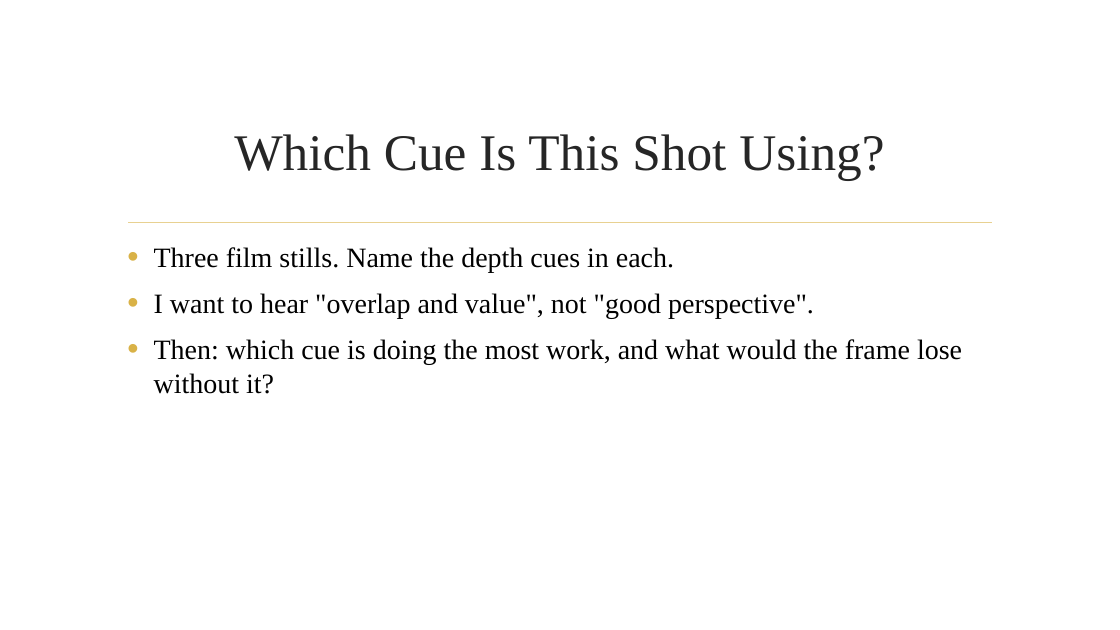
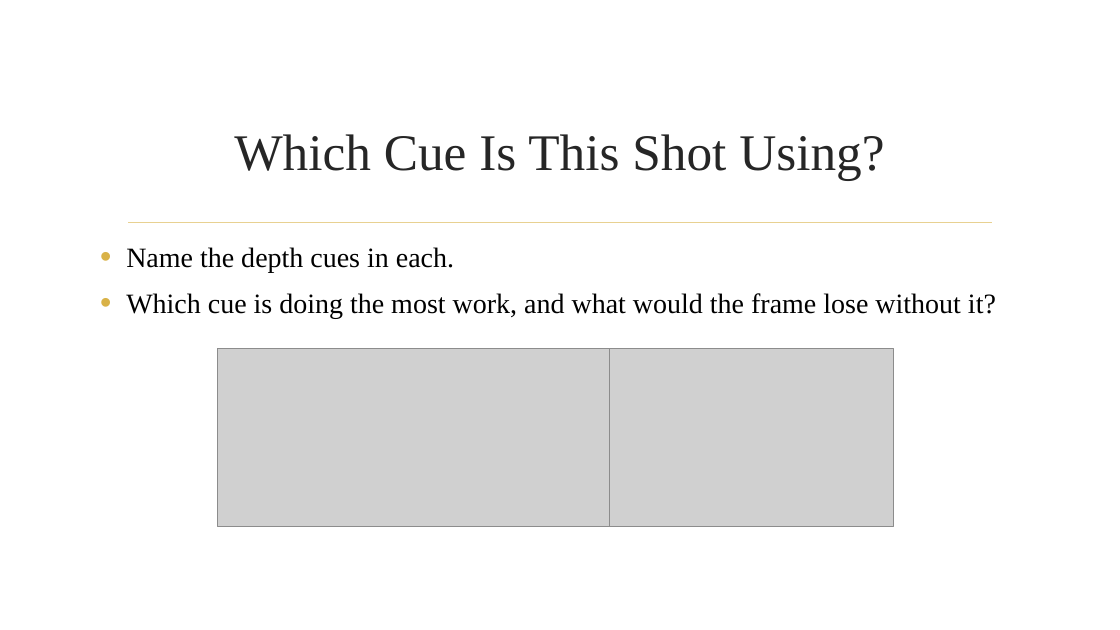
Before and after one commit to dcoes/Classes, a slide deck: slide 27 of Storyboarding/NewLectures/06_Perspective_REVISED.pptx. Drawn at 1120x630 pixels with LibreOffice and Linux fonts; fonts in the diff are those of the drawing; grey boxes stand for pictures; background and template pictures are left out. Boxes give left, top, right and bottom in pixels: in the first picture for what was removed or moved away, otherwise in the second. Text is boxed around its words. In the diff, an @@ line names an element or a change of style, - is before the commit and + after.

```diff
--- a/Storyboarding/NewLectures/06_Perspective_REVISED.pptx
+++ b/Storyboarding/NewLectures/06_Perspective_REVISED.pptx
@@ text at (x1=126, y1=247, x2=996, y2=318): text changed @@
-• Three film stills. Name the depth cues in each.
-• I want to hear "overlap and value", not "good perspective".
-• Then: which cue is doing the most work, and what would the frame lose without it?
+• Name the depth cues in each.
+• Which cue is doing the most work, and what would the frame lose without it?
@@ picture added at (x1=218, y1=349, x2=609, y2=527) @@
@@ picture added at (x1=609, y1=349, x2=894, y2=527) @@
```
Also in this commit, not shown: 10 other slides changed, 2 slides removed, 2 other files.
